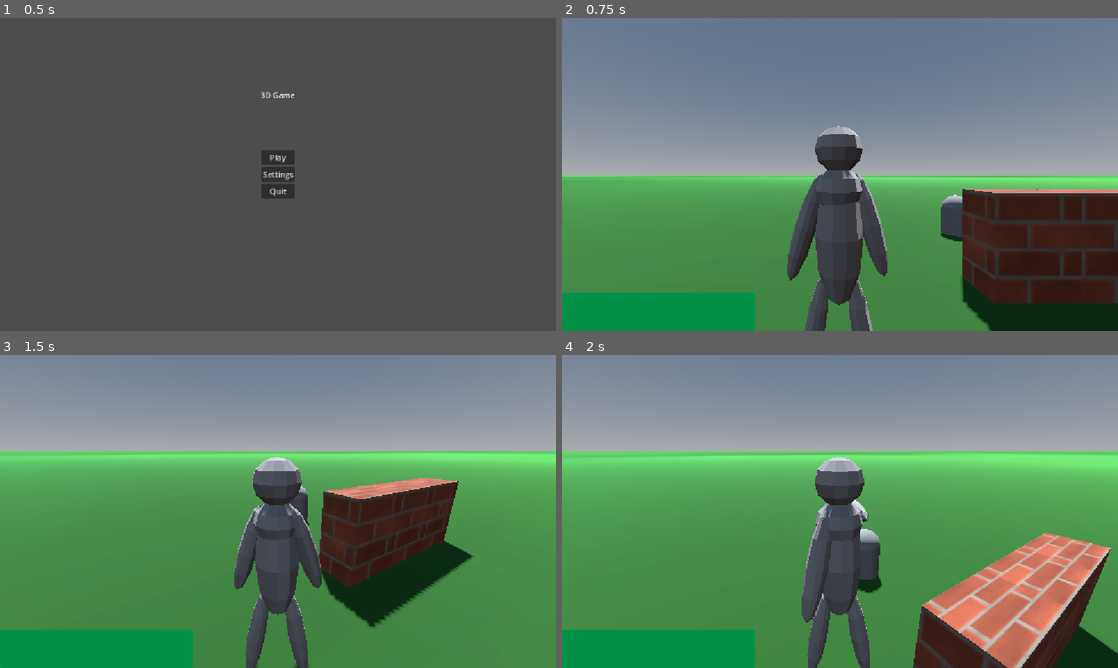
Above: before the commit, frames 1-4 (two rows, left to right).
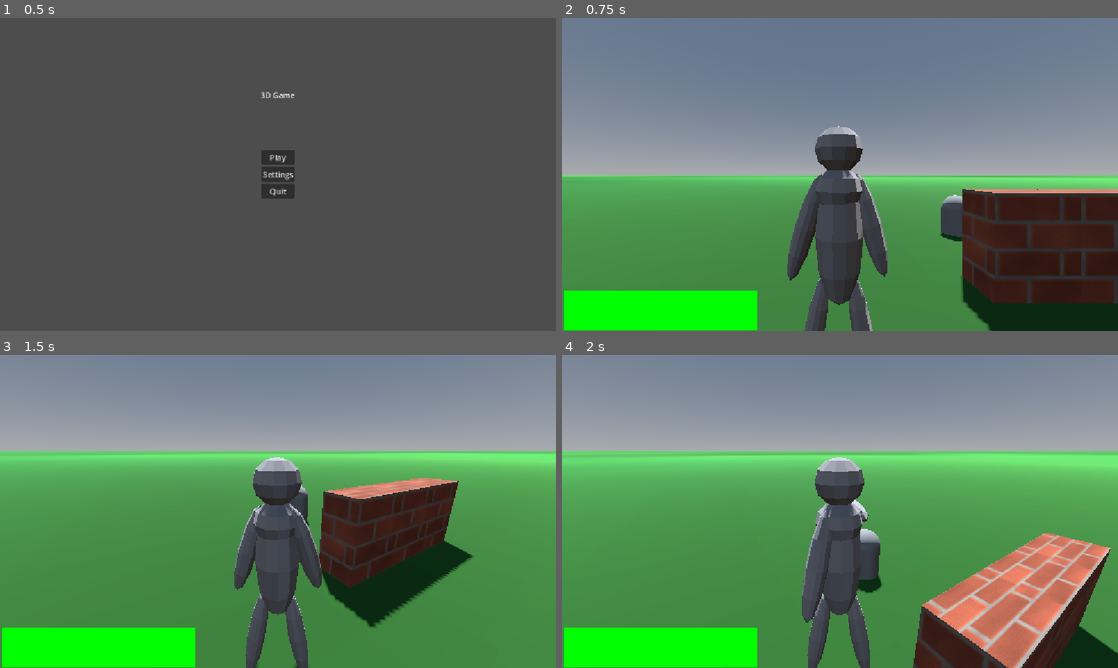
Above: after the commit, the same moments.

Repository: AttilaB-7299/3d-game
Game: Godot game, scene res://UI/Menu/main_menu.tscn
Two runs of this game, one before a commit and one after it. Both use one fixed random seed, a clock stepped at 60 frames per second and the inputs below.
Inputs (mouse positions are in pixels of both pictures, inside the frame that each line leads up to):
- Up to frame 1 (0.5 s): no input
- Up to frame 2 (0.75 s): click "Play" at 0.5 s
- Up to frame 3 (1.5 s): tap Enter at 1.25 s; move the mouse to (305, 511) at 1.27 s; hold W (move forward) from 1.28 s (still down); click (305, 511) at 1.35 s
- Up to frame 4 (2 s): keep holding W (move forward); tap Space (jump) at 1.52 s

Frame 1 is identical in both runs. In frame 2, 4.5% of the frame differs, in the area x 0-36%, y 87-100%; in frame 3, 4.5%; in frame 4, 4.5%.

Commit message:
Made health bar look better

Diff:
--- a/Scenes/HealthBar.tscn
+++ b/Scenes/HealthBar.tscn
@@ -2,14 +2,46 @@
 
 [ext_resource type="Script" uid="uid://xqwa33434mbi" path="res://Scripts/health_bar.gd" id="1_1f0m8"]
 
+[sub_resource type="StyleBoxFlat" id="StyleBoxFlat_vm0tb"]
+bg_color = Color(0.6, 0.6, 0.6, 0)
+
+[sub_resource type="StyleBoxFlat" id="StyleBoxFlat_nfqi3"]
+bg_color = Color(1, 0, 0, 1)
+
+[sub_resource type="StyleBoxFlat" id="StyleBoxFlat_4ul6f"]
+bg_color = Color(0, 0, 0, 0.07058824)
+
+[sub_resource type="StyleBoxFlat" id="StyleBoxFlat_7572o"]
+bg_color = Color(0, 1, 0, 1)
+
 [node name="HealthBar" type="CanvasLayer" unique_id=317919888]
 script = ExtResource("1_1f0m8")
+
+[node name="DamageBar" type="ProgressBar" parent="." unique_id=2138932198]
+anchors_preset = 2
+anchor_top = 1.0
+anchor_bottom = 1.0
+offset_left = 5.0
+offset_top = -83.0
+offset_right = 405.0
+offset_bottom = -3.0
+grow_vertical = 0
+theme_override_styles/background = SubResource("StyleBoxFlat_vm0tb")
+theme_override_styles/fill = SubResource("StyleBoxFlat_nfqi3")
+value = 75.0
+show_percentage = false
 
 [node name="healthBar" type="ProgressBar" parent="." unique_id=15348810]
 custom_minimum_size = Vector2(400, 5)
 anchors_preset = 2
 anchor_top = 1.0
 anchor_bottom = 1.0
-offset_top = -79.0
-offset_right = 96.0
+offset_left = 5.0
+offset_top = -83.0
+offset_right = 405.0
+offset_bottom = -3.0
 grow_vertical = 0
+theme_override_styles/background = SubResource("StyleBoxFlat_4ul6f")
+theme_override_styles/fill = SubResource("StyleBoxFlat_7572o")
+value = 50.0
+show_percentage = false
--- a/Scripts/health_bar.gd
+++ b/Scripts/health_bar.gd
@@ -1,57 +1,24 @@
 extends CanvasLayer
 
 @onready var health_bar: ProgressBar = $healthBar
+@onready var damage_bar: ProgressBar = $DamageBar
 #var player: Player
 @export var player: Player
 
 func _ready() -> void:
-	health_bar.show_percentage = false
-	#var red := StyleBoxFlat.new()
-	#red.bg_color = Color(0.783, 0.0, 0.088, 1.0)
-	#red.set_corner_radius_all(6)
-	var green := StyleBoxFlat.new()
-	green.bg_color = Color(0.0, 0.57, 0.277, 1.0)
-	green.set_corner_radius_all(6)
-	var gray := StyleBoxFlat.new()
-	gray.bg_color = Color(0.39, 0.39, 0.39, 1.0)
-	gray.set_corner_radius_all(6)
-	health_bar.add_theme_stylebox_override("background", gray)
-	health_bar.add_theme_stylebox_override("fill", green)
-	await get_tree().process_frame
-	#player = get_tree().get_first_node_in_group("player") as Player
-
 	health_bar.max_value = player.maxHealth()
 	health_bar.value = player.getHealth()
-
+	damage_bar.max_value = player.maxHealth()
+	damage_bar.value = health_bar.value
 
 	player.connect("took_damage", func():
-		#print_debug("HERE")\
-		print_debug("emitted :)")
-		var red := StyleBoxFlat.new()
-		red.bg_color = Color(0.783, 0.0, 0.088, 1.0)
-		red.set_corner_radius_all(6)
-		gray.bg_color = Color(0.39, 0.39, 0.39, 1.0)
-		gray.set_corner_radius_all(6)
-		health_bar.add_theme_stylebox_override("background", red)
-		print_debug("SETTING RED")
-		await get_tree().create_timer(0.25).timeout
-		health_bar.add_theme_stylebox_override("background", gray)
-		print_debug("REVERTING TO GRAY")
-		)
+		health_bar.value = player.getHealth()
+	)
 
 func _process(_delta: float) -> void:
-	#var red := StyleBoxFlat.new()
-	#red.bg_color = Color(0.783, 0.0, 0.088, 1.0)
-	#red.set_corner_radius_all(6)
-	#var gray := StyleBoxFlat.new()
-	#gray.bg_color = Color(0.39, 0.39, 0.39, 1.0)
-	#gray.set_corner_radius_all(6)
-	health_bar.value = player.getHealth()
-	#if (player.took_damage):
-		#health_bar.add_theme_stylebox_override("background", red)
-		#await get_tree().create_timer(2.0).timeout
-		#health_bar.add_theme_stylebox_override("background", gray)
-
+	damage_bar.value = lerp(damage_bar.value, health_bar.value, _delta * 5)
+	if damage_bar.value - health_bar.value < 0.1:
+		damage_bar.value = health_bar.value
 
 func upgrade_max_health(bonus_amount: int) -> void:
 	player.changeMaxHealth(bonus_amount)
